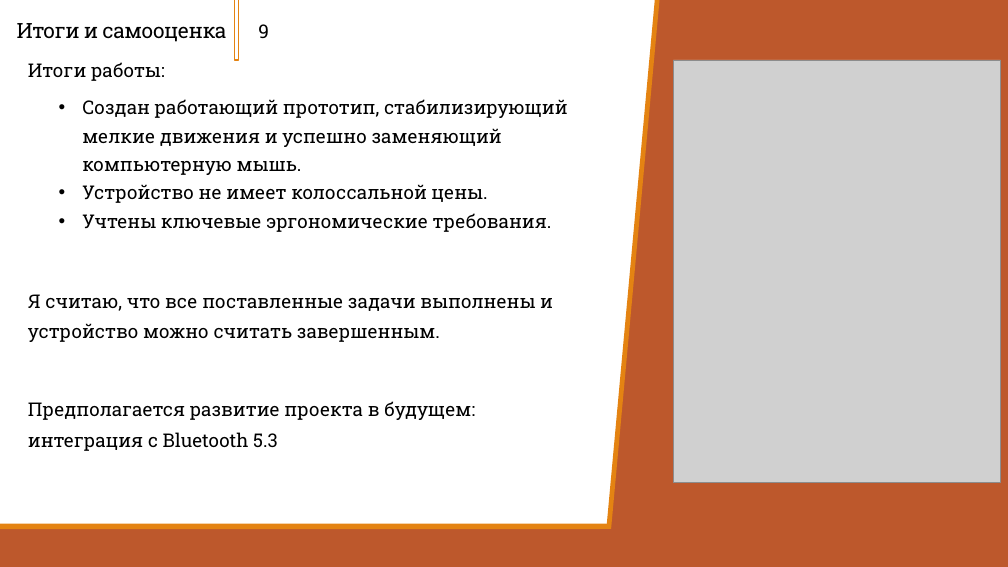
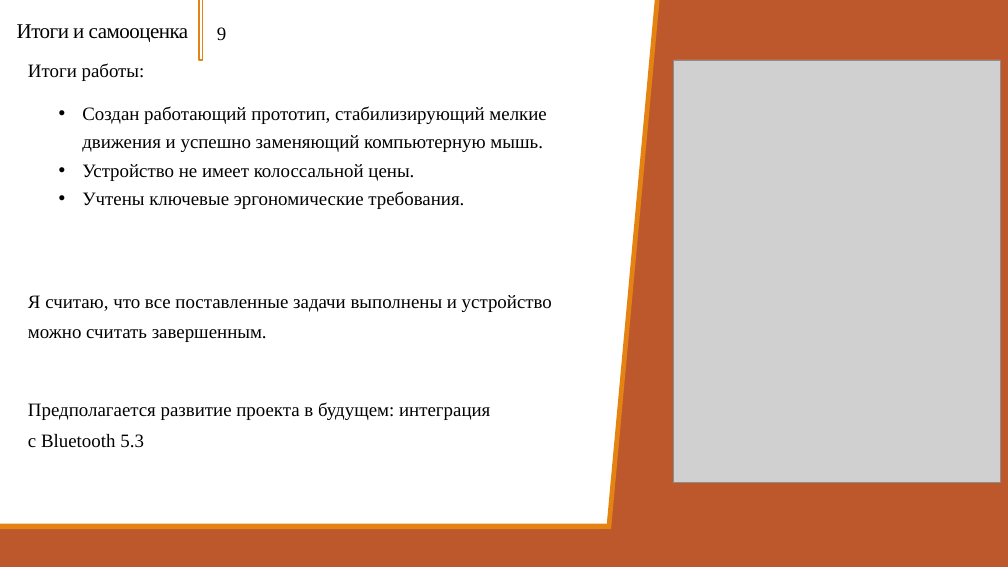
Before and after one commit to Zerocummer/Mmm-Yummers, a slide deck: slide 9 of Мышка для людей с ОВЗ/Документы/Презентация о манипуляторе.pptx. Drawn at 1008x567 pixels with LibreOffice and Linux fonts; fonts in the diff are those of the drawing; grey boxes stand for pictures. Boxes give left, top, right and bottom in pixels: in the first picture for what was removed or moved away, otherwise in the second. Text is boxed around its words. In the diff, an @@ line names an element or a change of style, - is before the commit and + after.

```diff
--- a/Мышка для людей с ОВЗ/Документы/Презентация о манипуляторе.pptx
+++ b/Мышка для людей с ОВЗ/Документы/Презентация о манипуляторе.pptx
@@ rectangle: place and size @@
-rectangle at (235, 0, 239, 60)
+rectangle at (199, 0, 203, 60)
@@ font Roboto Slab to Times New Roman in 6 elements at (17, 24, 189, 42), (28, 63, 145, 81), (28, 295, 552, 342), (28, 402, 490, 448), (82, 106, 546, 209), (217, 27, 226, 41) @@
@@ text "9": place and size @@
-text "9" at (258, 24, 269, 38)
+text "9" at (217, 27, 226, 41)
```
Also in this commit, not shown: 3 other slides changed.
